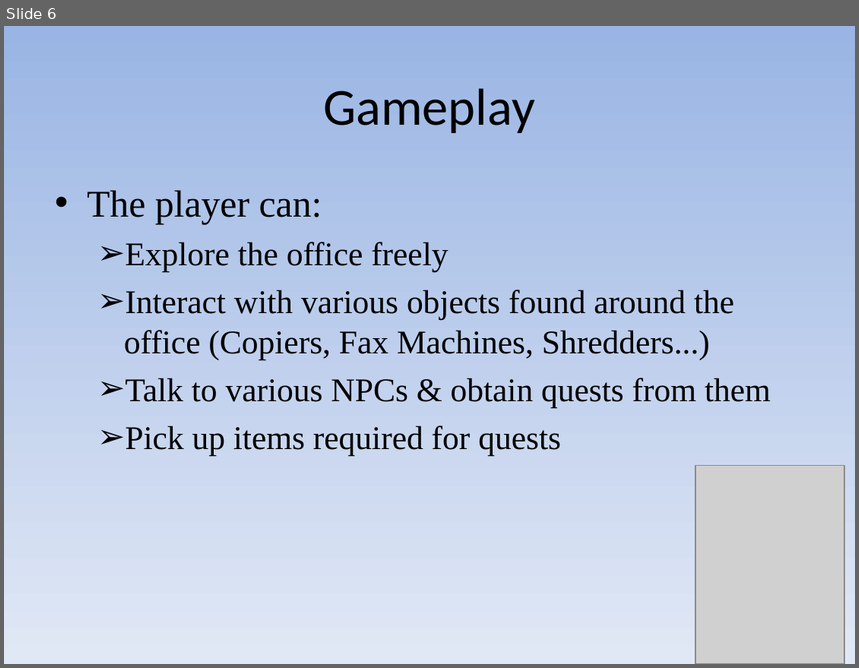
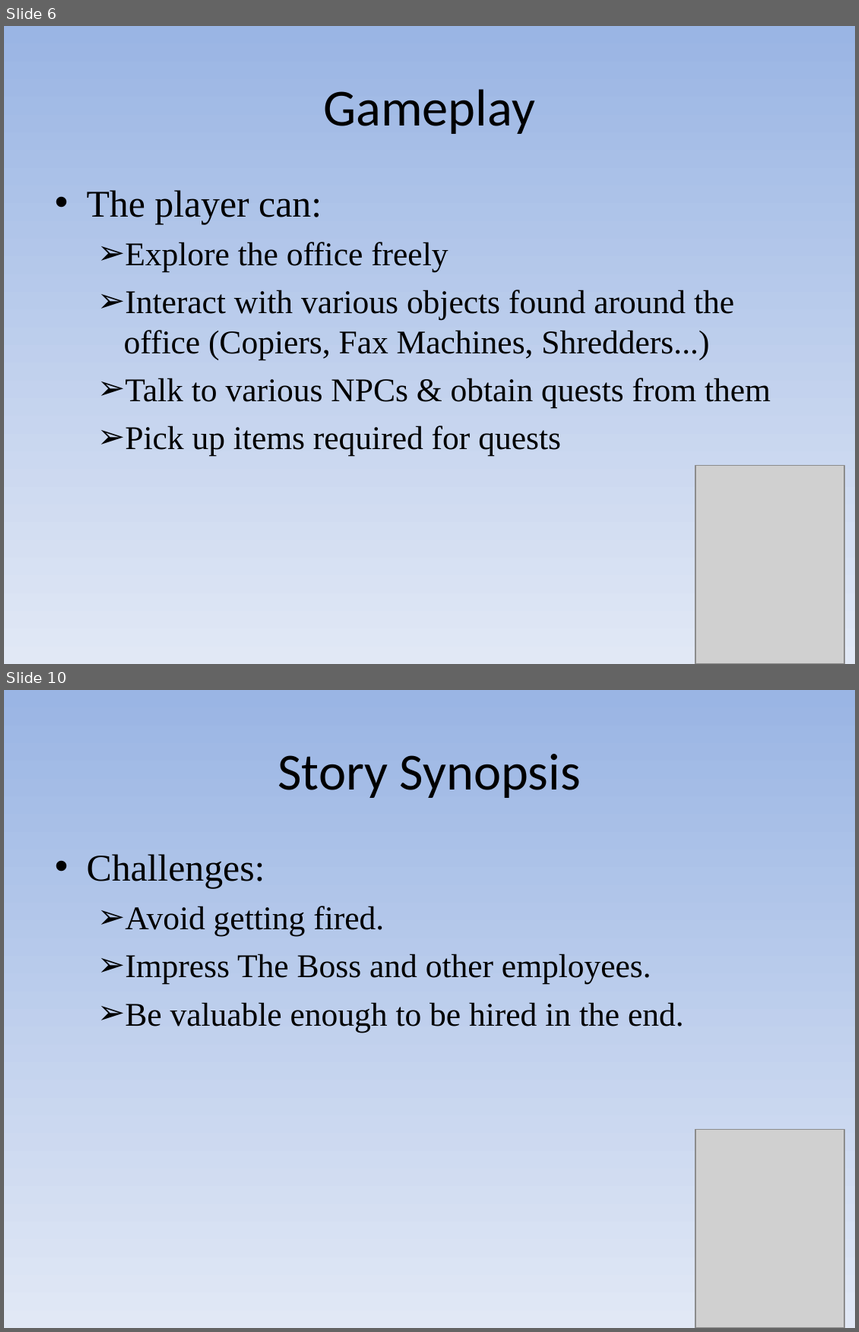
Before and after one commit to bambams/intern-quest-old, a slide deck: docs/proposal_show.pps. Shown one above the other, each under a label of ours: slide 6 before the commit, slides 6 and 10 after it; the slides between them are not shown. The pictures are 859x668 and 859x1332 pixels, drawn with LibreOffice and Linux fonts; fonts in the diff are those of the drawing; grey boxes stand for pictures. Boxes give left, top, right and bottom in pixels: in the first picture for what was removed or moved away, otherwise in the second. Text is boxed around its words. In the diff, an @@ line names an element or a change of style, - is before the commit and + after.

```diff
--- a/docs/proposal_show.pps
+++ b/docs/proposal_show.pps
@@ slide 10 added at box(4, 690, 855, 1328), background gradient #9AB5E4 to #E1E8F5 @@
@@ text added at box(278, 754, 581, 798), 44 pt, text #000000 @@
+Story Synopsis
@@ text added at box(87, 854, 684, 1032), 28 pt, text #000000 @@
+• Challenges:
+  ➢ Avoid getting fired.
+  ➢ Impress The Boss and other employees.
+  ➢ Be valuable enough to be hired in the end.
@@ picture added at box(696, 1129, 845, 1328) @@
@@ slide 6 changed as well @@
@@ text "The player can:" at box(87, 190, 771, 456): indent changed @@
```
Also in this commit, not shown: 4 other slides changed, 8 other slides added.
